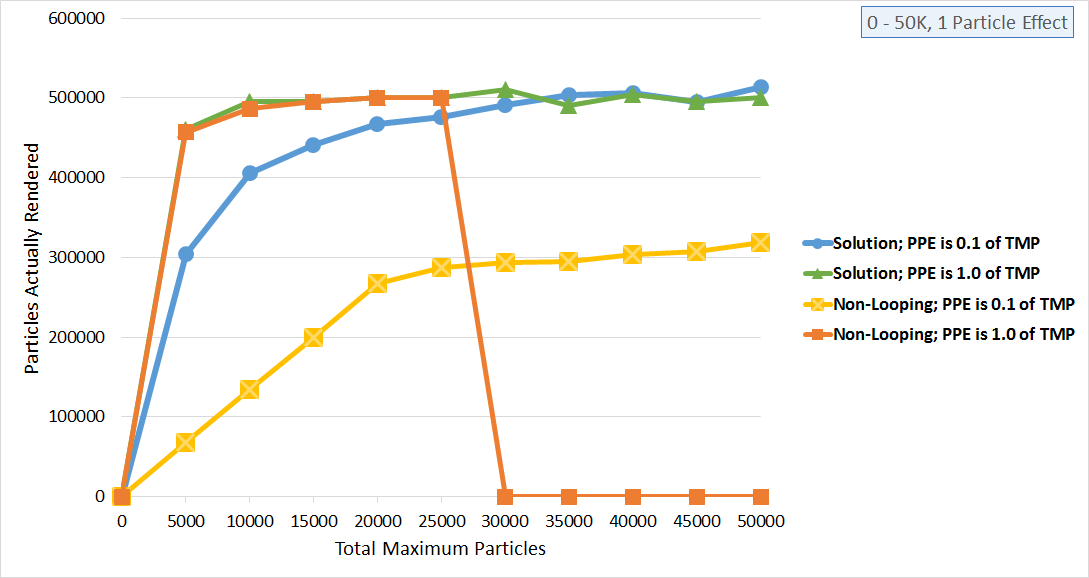
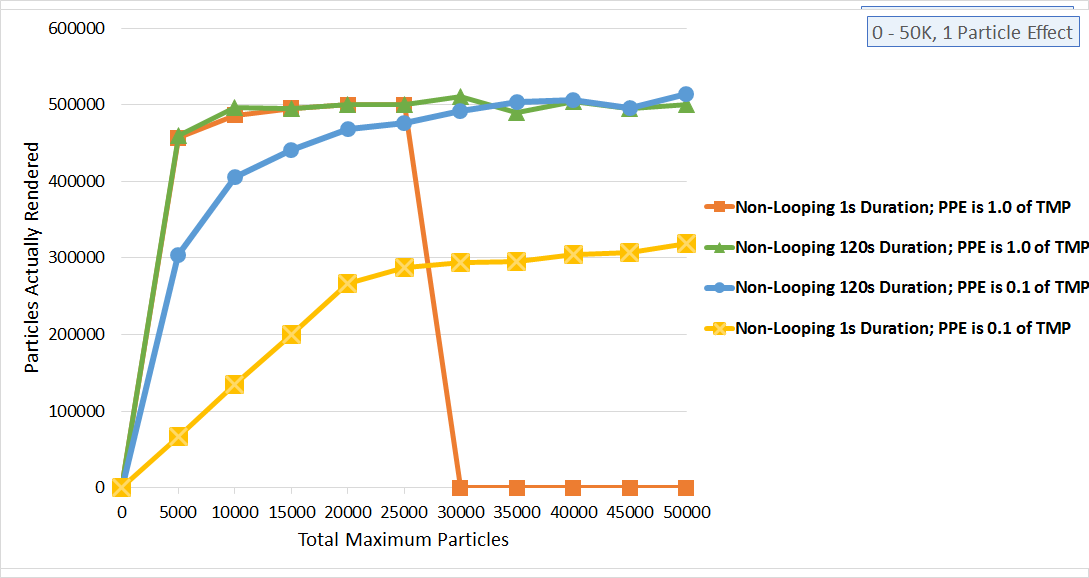
Two versions of the same layered image (1089px x 578px). Layer-by-layer changes:
added layer "Layer 4" above "Layer 3" over [0, 9, 1089, 569]
